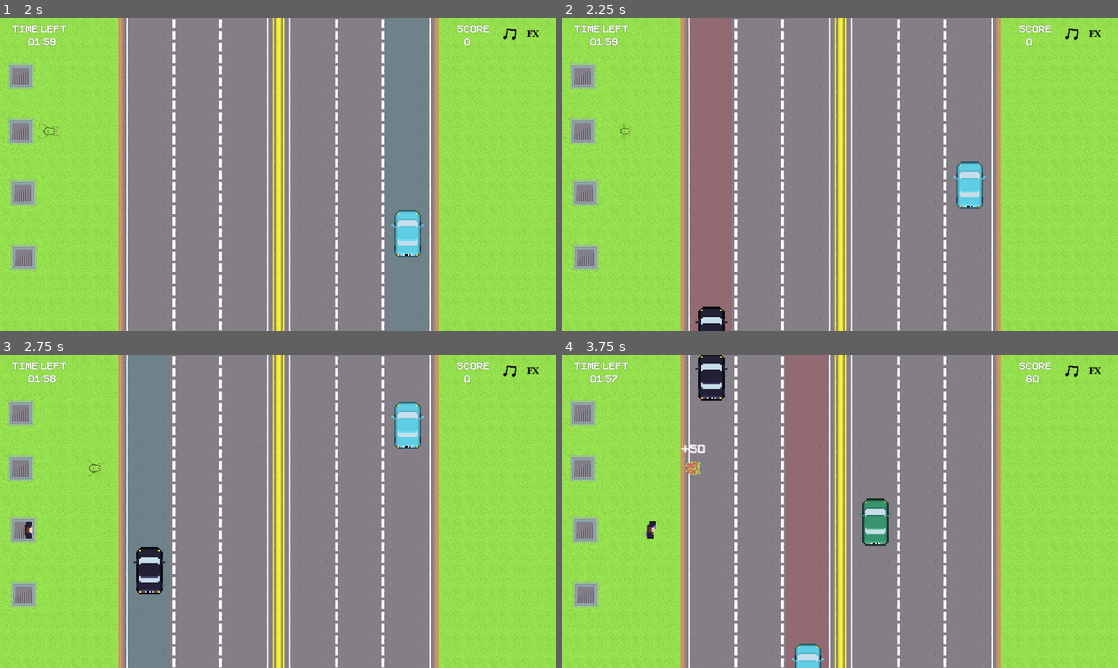
Above: before the commit, frames 1-4 (two rows, left to right).
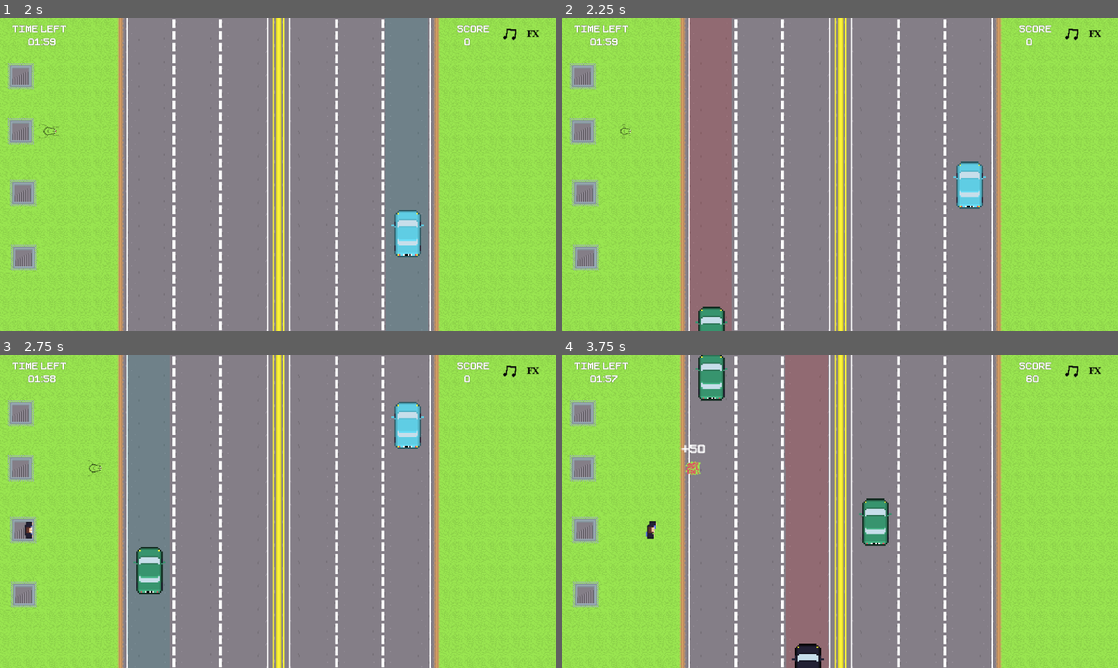
Above: after the commit, the same moments.

Repository: lewis785/gmtk-game-jam-2023
Game: Godot game, scene res://scenes/ui/StartScreen.tscn
The game is run twice, just before and just after one commit, with the same random seed, the same clock (stepped at 60 frames per second) and the same inputs. Sound files missing from this copy of the repository are replaced by a short silence.
Inputs (mouse positions are in pixels of both pictures, inside the frame that each line leads up to):
- Up to frame 1 (2 s): click "Start" at 0.5 s; tap Enter at 1.25 s; move the mouse to (400, 158) at 1.27 s; click (400, 158) at 1.42 s
- Up to frame 2 (2.25 s): move the mouse to (728, 190) at 2.02 s; click (728, 190) at 2.17 s
- Up to frame 3 (2.75 s): no input
- Up to frame 4 (3.75 s): move the mouse to (895, 442) at 2.77 s; click (895, 442) at 2.92 s; move the mouse to (812, 574) at 3.52 s; click (812, 574) at 3.67 s

Frame 1 is identical in both runs. In frame 2, 0.3% of the frame differs, in the area x 24-30%, y 92-100%; in frame 3, 0.6%; in frame 4, 0.8%, in the area x 24-48%, y 0-100%.

Commit message:
REFACTOR rename truck to car

Diff:
--- a/scenes/truck/Truck.tscn
+++ b/scenes/truck/Car.tscn
@@ -1,6 +1,6 @@
 [gd_scene load_steps=6 format=3 uid="uid://rd3gjhuaqh1t"]
 
-[ext_resource type="Script" path="res://scenes/truck/Truck.gd" id="1_vrful"]
+[ext_resource type="Script" path="res://scenes/truck/Vehicle.gd" id="1_td1m8"]
 [ext_resource type="Texture2D" uid="uid://bkwr37efk2ohd" path="res://assets/entities/cars.png" id="2_a12m5"]
 [ext_resource type="Script" path="res://scenes/truck/VehicleSprite.gd" id="3_b3sco"]
 [ext_resource type="AudioStream" uid="uid://b8p0iisk37h4n" path="res://assets/audio/Send_Car.wav" id="3_c8gns"]
@@ -9,9 +9,9 @@
 radius = 8.57143
 height = 32.0
 
-[node name="Truck" type="CharacterBody2D" groups=["Truck", "Vehicle"]]
+[node name="Car" type="CharacterBody2D" groups=["Truck", "Vehicle"]]
 scale = Vector2(3.5, 3.5)
-script = ExtResource("1_vrful")
+script = ExtResource("1_td1m8")
 speed = 16000.0
 
 [node name="VehicleSprite" type="Sprite2D" parent="."]
--- a/scenes/world.tscn
+++ b/scenes/world.tscn
@@ -3,7 +3,7 @@
 [ext_resource type="PackedScene" uid="uid://brkxobf712sou" path="res://scenes/background/Background.tscn" id="1_eurn6"]
 [ext_resource type="Script" path="res://scenes/world.gd" id="1_gp67d"]
 [ext_resource type="PackedScene" uid="uid://o85i321qi44w" path="res://scenes/truck/VehicleSpawner.tscn" id="2_lekw4"]
-[ext_resource type="PackedScene" uid="uid://rd3gjhuaqh1t" path="res://scenes/truck/Truck.tscn" id="3_c5fii"]
+[ext_resource type="PackedScene" uid="uid://rd3gjhuaqh1t" path="res://scenes/truck/Car.tscn" id="4_8c3re"]
 [ext_resource type="PackedScene" uid="uid://scvkxf7j36wr" path="res://scenes/person/CrosserSpawn.tscn" id="4_45hq4"]
 [ext_resource type="PackedScene" uid="uid://b8h0hqd3s77vk" path="res://scenes/components/ScoreMainComponent.tscn" id="4_82jhe"]
 [ext_resource type="PackedScene" path="res://scenes/person/PersonGoal.tscn" id="6_8lhgg"]
@@ -21,32 +21,32 @@
 [node name="VehicleSpawner" parent="Background" instance=ExtResource("2_lekw4")]
 position = Vector2(206, 448)
 scale = Vector2(0.58, 0.58)
-truck_scene = ExtResource("3_c5fii")
+truck_scene = ExtResource("4_8c3re")
 
 [node name="VehicleSpawner2" parent="Background" instance=ExtResource("2_lekw4")]
 position = Vector2(273, 448)
 scale = Vector2(0.58, 0.58)
-truck_scene = ExtResource("3_c5fii")
+truck_scene = ExtResource("4_8c3re")
 
 [node name="VehicleSpawner3" parent="Background" instance=ExtResource("2_lekw4")]
 position = Vector2(339, 448)
 scale = Vector2(0.58, 0.58)
-truck_scene = ExtResource("3_c5fii")
+truck_scene = ExtResource("4_8c3re")
 
 [node name="VehicleSpawner4" parent="Background" instance=ExtResource("2_lekw4")]
 position = Vector2(432, 448)
 scale = Vector2(0.58, 0.58)
-truck_scene = ExtResource("3_c5fii")
+truck_scene = ExtResource("4_8c3re")
 
 [node name="VehicleSpawner5" parent="Background" instance=ExtResource("2_lekw4")]
 position = Vector2(497, 448)
 scale = Vector2(0.58, 0.58)
-truck_scene = ExtResource("3_c5fii")
+truck_scene = ExtResource("4_8c3re")
 
 [node name="VehicleSpawner6" parent="Background" instance=ExtResource("2_lekw4")]
 position = Vector2(562, 448)
 scale = Vector2(0.58, 0.58)
-truck_scene = ExtResource("3_c5fii")
+truck_scene = ExtResource("4_8c3re")
 
 [node name="ScoreMainComponent" parent="." instance=ExtResource("4_82jhe")]
 
Renamed: scenes/truck/Truck.gd -> scenes/truck/Vehicle.gd
